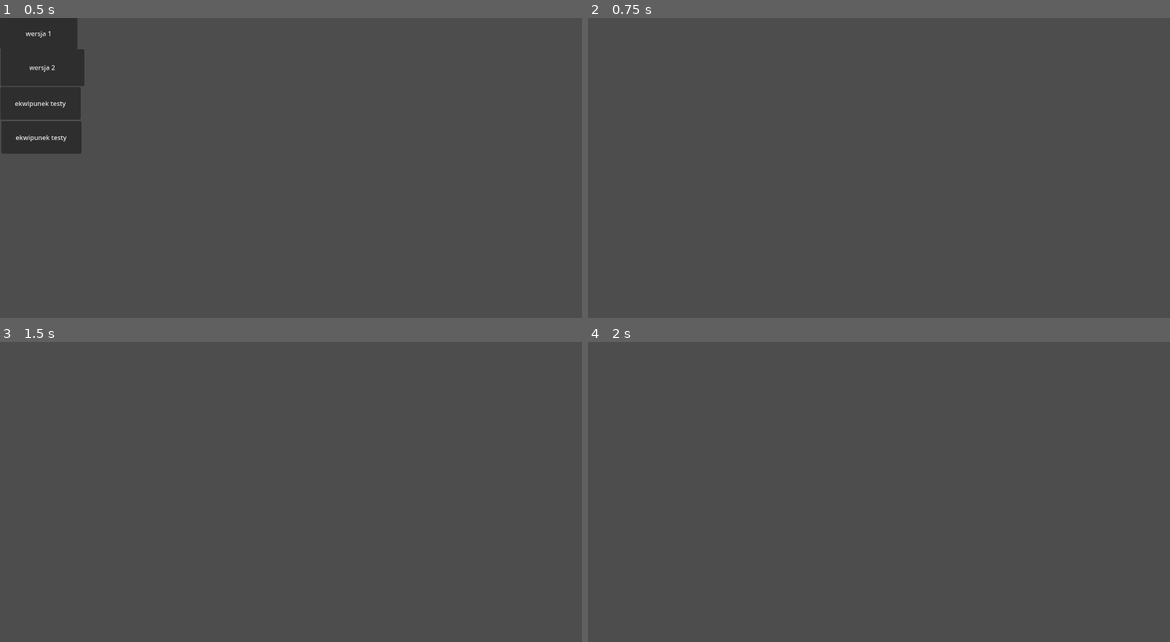
Above: before the commit, frames 1-4 (two rows, left to right).
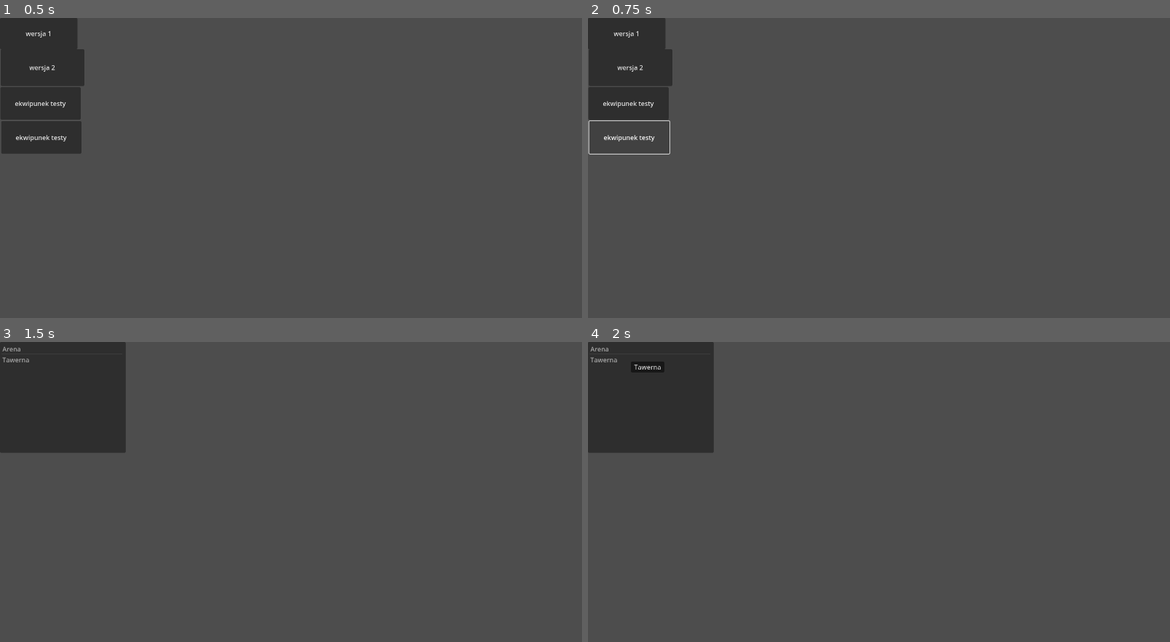
Above: after the commit, the same moments.

Repository: Okularnik2001PL/Ksssssssss
Game: Godot game, scene res://główne_menu.tscn
Two runs of this game, one before a commit and one after it. Both use one fixed random seed, a clock stepped at 60 frames per second and the inputs below.
Inputs (mouse positions are in pixels of both pictures, inside the frame that each line leads up to):
- Up to frame 1 (0.5 s): no input
- Up to frame 2 (0.75 s): click "ekwipunek testy" at 0.5 s
- Up to frame 3 (1.5 s): click (40, 357) at 1.25 s, where only the run after the commit has a clickable "wersja 1"
- Up to frame 4 (2 s): no input

Frame 1 is identical in both runs. In frame 2, 4.7% of the frame differs, in the area x 0-15%, y 0-46%; in frame 3, 7.9%, in the area x 0-22%, y 0-37%; in frame 4, 7.9%.

Commit message:
miecz jest

Diff:
--- a/Nowe/scrypty/BronieEQ.gd
+++ b/Nowe/scrypty/BronieEQ.gd
@@ -1,27 +1,36 @@
 extends Node2D
 
-var file_path = "res://tabelki/bron_statystki.csv"
+var file_path = "res://tabelki/bron_moje.csv"
+var Dane = "res://tabelki/bron_statystki.csv"
 
 func _ready() -> void:
 	# Tworzenie instancji klasy FileAccess
 	var file = FileAccess.open(file_path, FileAccess.READ)
+	var file2 = FileAccess.open(Dane, FileAccess.READ)
 
-	if file:
+	if file && file2:
 		# Odczytanie całej zawartości pliku
 		var content = file.get_buffer(file.get_length()).get_string_from_utf8()
+		var content2 = file2.get_buffer(file2.get_length()).get_string_from_utf8()
 
 		# Podział na linie
 		var lines = content.split("\n")
+		var lines2 = content2.split("\n")
 
 		# Konwersja wierszy na tablicę tablic (gdzie każdy wiersz to osobna tablica)
 		for line in lines:
 			var columns = line.split(";")  # Zakładamy, że dane są rozdzielone średnikiem
 
 			# Sprawdzamy, czy liczba kolumn jest większa niż 1, aby uniknąć błędów indeksowania
-			if columns.size() > 1:
-				if columns[0]!="ID":
-					# Dodawanie przedmiotów do ItemList (zakładam, że druga kolumna to nazwa przedmiotu)
-					$ItemList.add_item(columns[1])
+			if columns.size() > 1 and columns[0] != "ID":
+				# Przeszukiwanie drugiego pliku CSV
+				for line2 in lines2:
+					var columns2 = line2.split(";")  # Rozdzielamy linie w drugim pliku na kolumny
+
+					# Sprawdzamy, czy w obu plikach ID się zgadza (kolumna 0 w obu plikach)
+					if columns2.size() > 1 and columns2[0] == columns[1]:
+						# Dodawanie przedmiotu do ItemList z drugiego pliku
+						$ItemList.add_item(columns2[1])  # Zakładamy, że druga kolumna to nazwa przedmiotu
 			else:
 				print("Nieprawidłowy format danych w wierszu:", line)
 	else:
--- a/główne_menu.gd
+++ b/główne_menu.gd
@@ -11,7 +11,3 @@
 
 func _on_button_3_pressed() -> void:
 	get_tree().change_scene_to_file("res://ekwipunek.tscn")
-
-
-func _on_button_4_pressed() -> void:
-	get_tree().change_scene_to_file("res://Nowe/Sceny/testy_tymek.tscn")
--- a/project.godot
+++ b/project.godot
@@ -28,3 +28,10 @@
 
 window/size/viewport_width=1450
 window/size/viewport_height=750
+
+[importer_defaults]
+
+csv_translation={
+"compress": true,
+"delimiter": 1
+}
Binary file added: tabelki/bron_moje.ID.translation
Not shown, added: tabelki/bron_moje.csv.import
